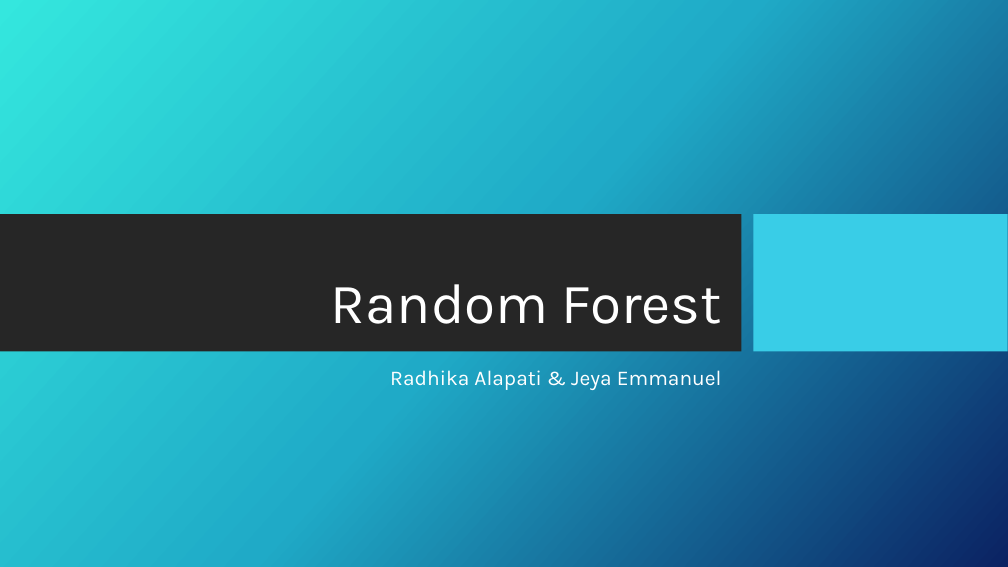
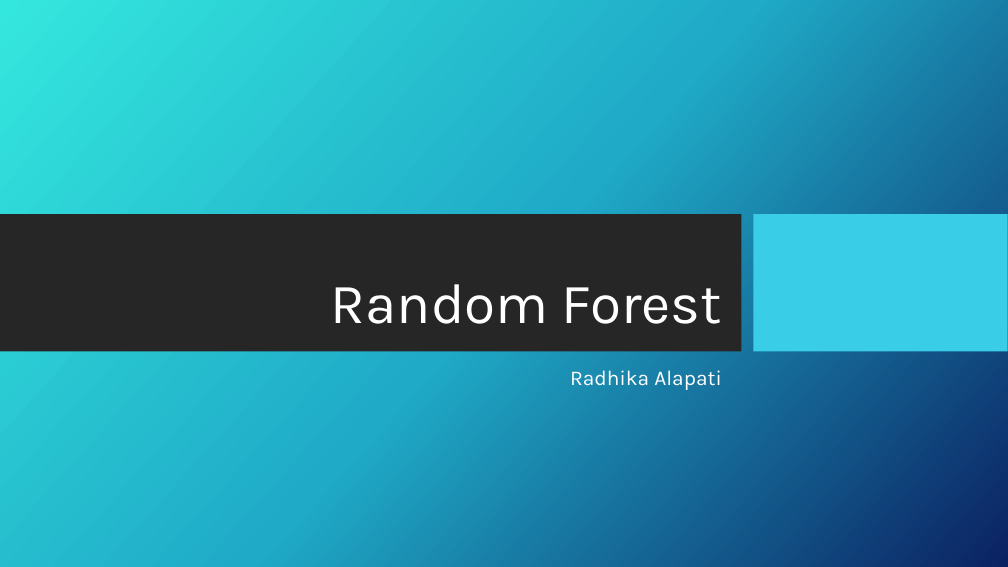
Before and after one commit to Kevin-McConchie/project4fork, a slide deck: slide 13 of Telecom Customer Church - Presentation.pptx (slide 12 before the commit). Drawn at 1008x567 pixels with LibreOffice and Linux fonts; fonts in the diff are those of the drawing; background and template pictures are left out. Boxes give left, top, right and bottom in pixels: in the first picture for what was removed or moved away, otherwise in the second. Text is boxed around its words. In the diff, an @@ line names an element or a change of style, - is before the commit and + after.

```diff
--- a/Telecom Customer Church - Presentation.pptx
+++ b/Telecom Customer Church - Presentation.pptx
@@ subtitle at bbox=[570, 370, 722, 390]: text changed @@
-Radhika Alapati & Jeya Emmanuel
+Radhika Alapati
```
Also in this commit, not shown: 6 other slides changed, 19 slides added, 9 slides removed.
